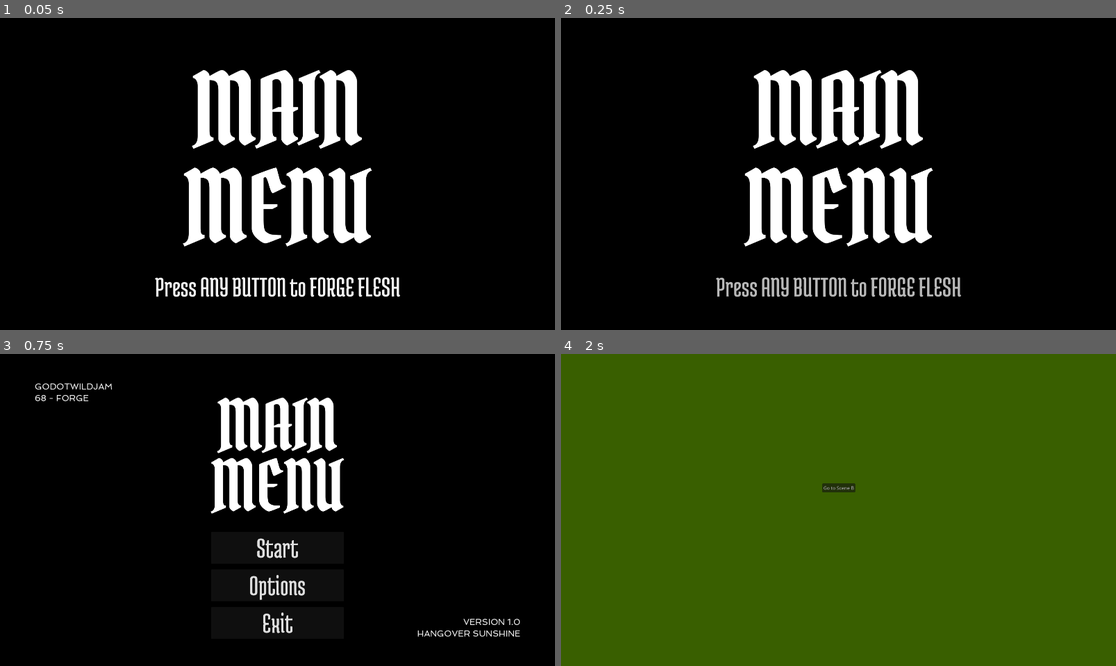
Above: before the commit, frames 1-4 (two rows, left to right).
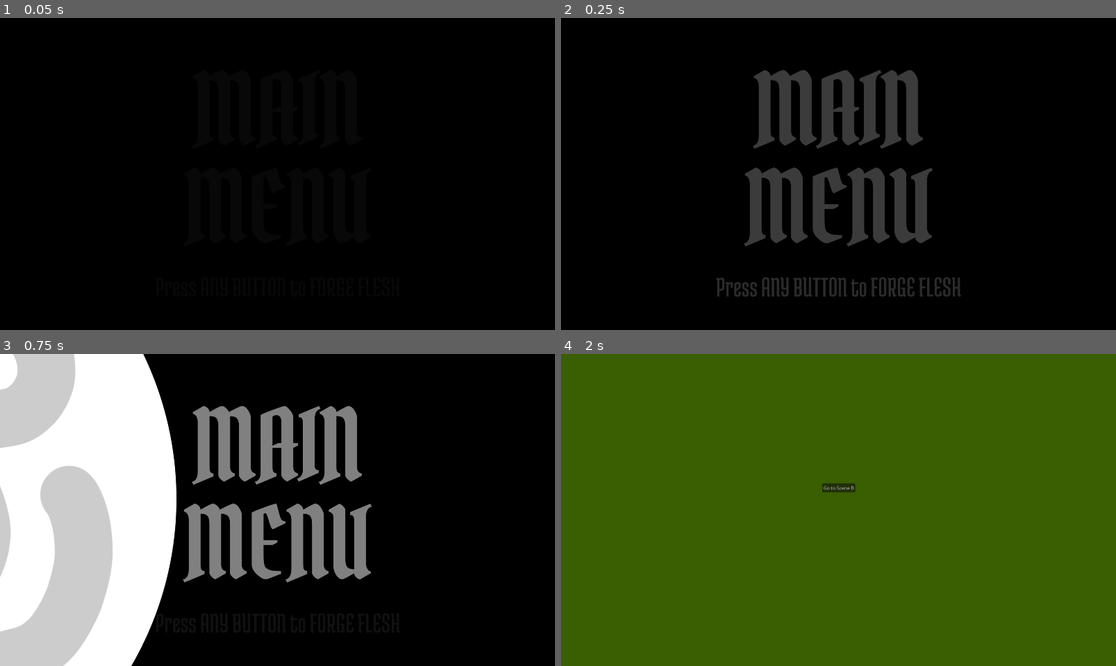
Above: after the commit, the same moments.

Repository: Hangover-Sunshine/KATAMARI-MEATBALL
Game: Godot game, scene res://scenes/menus/Hub_Menu.tscn
Same seed, same stepped clock (60 frames per second), same inputs: the game is played once before the commit and once after it.
Inputs (mouse positions are in pixels of both pictures, inside the frame that each line leads up to):
- Up to frame 1 (0.05 s): no input
- Up to frame 2 (0.25 s): no input
- Up to frame 3 (0.75 s): tap Enter at 0.5 s; move the mouse to (399, 494) at 0.52 s; hold D (WalkRight) from 0.53 s (still down); click (399, 494) at 0.67 s
- Up to frame 4 (2 s): release D (WalkRight) at 1.25 s; click (838, 547) at 1.25 s, where only the run before the commit has a clickable "Start"

The runs differ from the first frame. In frame 1, 11% of the frame differs, in the area x 27-73%, y 16-90%; in frame 2, 10%; in frame 3, 42%, in the area x 0-94%, y 0-100%; in frame 4, nothing differs.

Commit message:
Polished Menu Animation
Finalized main menu scene transitions needed for polish later on.

Diff:
--- a/scenes/Menus/Splash_Menu.tscn
+++ b/scenes/Menus/Splash_Menu.tscn
@@ -8,7 +8,7 @@
 resource_name = "Button_Flash"
 length = 1.5
 loop_mode = 1
-step = 0.75
+step = 0.05
 tracks/0/type = "value"
 tracks/0/imported = false
 tracks/0/enabled = true
--- a/scenes/menus/Game_Over.tscn
+++ b/scenes/menus/Game_Over.tscn
@@ -353,7 +353,6 @@
 text = "Leave"
 
 [node name="GO_Succ_Container" type="VBoxContainer" parent="MarginContainer/GameOver"]
-visible = false
 layout_mode = 1
 anchors_preset = 15
 anchor_right = 1.0
--- a/scenes/menus/Hub_Menu.tscn
+++ b/scenes/menus/Hub_Menu.tscn
@@ -1,9 +1,353 @@
-[gd_scene load_steps=5 format=3 uid="uid://bdf1kujrb35xc"]
+[gd_scene load_steps=17 format=3 uid="uid://bdf1kujrb35xc"]
 
 [ext_resource type="Script" path="res://scripts/menus/Hub_Menu.gd" id="1_7hbgn"]
 [ext_resource type="PackedScene" uid="uid://cjpdcltsjfr2m" path="res://scenes/menus/Main_Menu.tscn" id="1_nfybi"]
 [ext_resource type="PackedScene" uid="uid://3hktxq1p4qdr" path="res://scenes/menus/Options_Menu.tscn" id="2_t1vus"]
 [ext_resource type="PackedScene" uid="uid://cgtj810lqgwsc" path="res://scenes/menus/Splash_Menu.tscn" id="3_w588a"]
+[ext_resource type="Texture2D" uid="uid://dfi4fhu6ekv48" path="res://assets/temporary/Temp_Menu_Ball.png" id="5_rpn27"]
+
+[sub_resource type="Animation" id="Animation_1j1t4"]
+resource_name = "Splash2Menu"
+length = 0.75
+step = 0.05
+tracks/0/type = "value"
+tracks/0/imported = false
+tracks/0/enabled = true
+tracks/0/path = NodePath("SplashMenu:visible")
+tracks/0/interp = 1
+tracks/0/loop_wrap = true
+tracks/0/keys = {
+"times": PackedFloat32Array(0, 0.75),
+"transitions": PackedFloat32Array(1, 1),
+"update": 1,
+"values": [true, false]
+}
+tracks/1/type = "value"
+tracks/1/imported = false
+tracks/1/enabled = true
+tracks/1/path = NodePath("MainMenu:visible")
+tracks/1/interp = 1
+tracks/1/loop_wrap = true
+tracks/1/keys = {
+"times": PackedFloat32Array(0, 0.75),
+"transitions": PackedFloat32Array(1, 1),
+"update": 1,
+"values": [false, true]
+}
+tracks/2/type = "value"
+tracks/2/imported = false
+tracks/2/enabled = true
+tracks/2/path = NodePath("OptionsMenu:visible")
+tracks/2/interp = 1
+tracks/2/loop_wrap = true
+tracks/2/keys = {
+"times": PackedFloat32Array(0, 0.75),
+"transitions": PackedFloat32Array(1, 1),
+"update": 1,
+"values": [false, false]
+}
+
+[sub_resource type="Animation" id="Animation_ef11k"]
+length = 0.001
+tracks/0/type = "value"
+tracks/0/imported = false
+tracks/0/enabled = true
+tracks/0/path = NodePath("SplashMenu:visible")
+tracks/0/interp = 1
+tracks/0/loop_wrap = true
+tracks/0/keys = {
+"times": PackedFloat32Array(0),
+"transitions": PackedFloat32Array(1),
+"update": 1,
+"values": [false]
+}
+tracks/1/type = "value"
+tracks/1/imported = false
+tracks/1/enabled = true
+tracks/1/path = NodePath("MainMenu:visible")
+tracks/1/interp = 1
+tracks/1/loop_wrap = true
+tracks/1/keys = {
+"times": PackedFloat32Array(0),
+"transitions": PackedFloat32Array(1),
+"update": 1,
+"values": [false]
+}
+tracks/2/type = "value"
+tracks/2/imported = false
+tracks/2/enabled = true
+tracks/2/path = NodePath("OptionsMenu:visible")
+tracks/2/interp = 1
+tracks/2/loop_wrap = true
+tracks/2/keys = {
+"times": PackedFloat32Array(0),
+"transitions": PackedFloat32Array(1),
+"update": 1,
+"values": [false]
+}
+tracks/3/type = "value"
+tracks/3/imported = false
+tracks/3/enabled = true
+tracks/3/path = NodePath("SplashMenu:modulate")
+tracks/3/interp = 1
+tracks/3/loop_wrap = true
+tracks/3/keys = {
+"times": PackedFloat32Array(0),
+"transitions": PackedFloat32Array(1),
+"update": 0,
+"values": [Color(1, 1, 1, 1)]
+}
+
+[sub_resource type="Animation" id="Animation_vl2y1"]
+resource_name = "Menu2Options"
+length = 0.75
+step = 0.05
+tracks/0/type = "value"
+tracks/0/imported = false
+tracks/0/enabled = true
+tracks/0/path = NodePath("MainMenu:visible")
+tracks/0/interp = 1
+tracks/0/loop_wrap = true
+tracks/0/keys = {
+"times": PackedFloat32Array(0, 0.75),
+"transitions": PackedFloat32Array(1, 1),
+"update": 1,
+"values": [true, false]
+}
+tracks/1/type = "value"
+tracks/1/imported = false
+tracks/1/enabled = true
+tracks/1/path = NodePath("OptionsMenu:visible")
+tracks/1/interp = 1
+tracks/1/loop_wrap = true
+tracks/1/keys = {
+"times": PackedFloat32Array(0, 0.75),
+"transitions": PackedFloat32Array(1, 1),
+"update": 1,
+"values": [false, true]
+}
+tracks/2/type = "value"
+tracks/2/imported = false
+tracks/2/enabled = true
+tracks/2/path = NodePath("SplashMenu:visible")
+tracks/2/interp = 1
+tracks/2/loop_wrap = true
+tracks/2/keys = {
+"times": PackedFloat32Array(0, 0.75),
+"transitions": PackedFloat32Array(1, 1),
+"update": 1,
+"values": [false, false]
+}
+
+[sub_resource type="Animation" id="Animation_emwfl"]
+resource_name = "Options2Menu"
+length = 0.75
+step = 0.05
+tracks/0/type = "value"
+tracks/0/imported = false
+tracks/0/enabled = true
+tracks/0/path = NodePath("MainMenu:visible")
+tracks/0/interp = 1
+tracks/0/loop_wrap = true
+tracks/0/keys = {
+"times": PackedFloat32Array(0, 0.75),
+"transitions": PackedFloat32Array(1, 1),
+"update": 1,
+"values": [false, true]
+}
+tracks/1/type = "value"
+tracks/1/imported = false
+tracks/1/enabled = true
+tracks/1/path = NodePath("OptionsMenu:visible")
+tracks/1/interp = 1
+tracks/1/loop_wrap = true
+tracks/1/keys = {
+"times": PackedFloat32Array(0, 0.75),
+"transitions": PackedFloat32Array(1, 1),
+"update": 1,
+"values": [true, false]
+}
+tracks/2/type = "value"
+tracks/2/imported = false
+tracks/2/enabled = true
+tracks/2/path = NodePath("SplashMenu:visible")
+tracks/2/interp = 1
+tracks/2/loop_wrap = true
+tracks/2/keys = {
+"times": PackedFloat32Array(0, 0.75),
+"transitions": PackedFloat32Array(1, 1),
+"update": 1,
+"values": [false, false]
+}
+
+[sub_resource type="Animation" id="Animation_s3esy"]
+resource_name = "Menu2Gameplay"
+length = 0.75
+step = 0.05
+tracks/0/type = "value"
+tracks/0/imported = false
+tracks/0/enabled = true
+tracks/0/path = NodePath("MainMenu:visible")
+tracks/0/interp = 1
+tracks/0/loop_wrap = true
+tracks/0/keys = {
+"times": PackedFloat32Array(0, 0.75),
+"transitions": PackedFloat32Array(1, 1),
+"update": 1,
+"values": [true, false]
+}
+tracks/1/type = "value"
+tracks/1/imported = false
+tracks/1/enabled = true
+tracks/1/path = NodePath("OptionsMenu:visible")
+tracks/1/interp = 1
+tracks/1/loop_wrap = true
+tracks/1/keys = {
+"times": PackedFloat32Array(0, 0.75),
+"transitions": PackedFloat32Array(1, 1),
+"update": 1,
+"values": [false, false]
+}
+tracks/2/type = "value"
+tracks/2/imported = false
+tracks/2/enabled = true
+tracks/2/path = NodePath("SplashMenu:visible")
+tracks/2/interp = 1
+tracks/2/loop_wrap = true
+tracks/2/keys = {
+"times": PackedFloat32Array(0, 0.75),
+"transitions": PackedFloat32Array(1, 1),
+"update": 1,
+"values": [false, false]
+}
+
+[sub_resource type="Animation" id="Animation_n7r88"]
+resource_name = "Fade2Splash"
+tracks/0/type = "value"
+tracks/0/imported = false
+tracks/0/enabled = true
+tracks/0/path = NodePath("SplashMenu:visible")
+tracks/0/interp = 1
+tracks/0/loop_wrap = true
+tracks/0/keys = {
+"times": PackedFloat32Array(0, 1),
+"transitions": PackedFloat32Array(1, 1),
+"update": 1,
+"values": [true, true]
+}
+tracks/1/type = "value"
+tracks/1/imported = false
+tracks/1/enabled = true
+tracks/1/path = NodePath("SplashMenu:modulate")
+tracks/1/interp = 1
+tracks/1/loop_wrap = true
+tracks/1/keys = {
+"times": PackedFloat32Array(0, 1),
+"transitions": PackedFloat32Array(1, 1),
+"update": 0,
+"values": [Color(1, 1, 1, 0), Color(1, 1, 1, 1)]
+}
+
+[sub_resource type="AnimationLibrary" id="AnimationLibrary_1flxn"]
+_data = {
+"Fade2Splash": SubResource("Animation_n7r88"),
+"Menu2Gameplay": SubResource("Animation_s3esy"),
+"Menu2Options": SubResource("Animation_vl2y1"),
+"Options2Menu": SubResource("Animation_emwfl"),
+"RESET": SubResource("Animation_ef11k"),
+"Splash2Menu": SubResource("Animation_1j1t4")
+}
+
+[sub_resource type="Animation" id="Animation_1lvy3"]
+resource_name = "Left2Right"
+length = 1.5
+step = 0.05
+tracks/0/type = "value"
+tracks/0/imported = false
+tracks/0/enabled = true
+tracks/0/path = NodePath("Meatball:position")
+tracks/0/interp = 1
+tracks/0/loop_wrap = true
+tracks/0/keys = {
+"times": PackedFloat32Array(0, 1.5),
+"transitions": PackedFloat32Array(1, 1),
+"update": 0,
+"values": [Vector2(-1152, 540), Vector2(3072, 270)]
+}
+tracks/1/type = "value"
+tracks/1/imported = false
+tracks/1/enabled = true
+tracks/1/path = NodePath("Meatball:rotation")
+tracks/1/interp = 1
+tracks/1/loop_wrap = true
+tracks/1/keys = {
+"times": PackedFloat32Array(0, 1.5),
+"transitions": PackedFloat32Array(1, 1),
+"update": 0,
+"values": [0.0, 3.14159]
+}
+
+[sub_resource type="Animation" id="Animation_yy2gu"]
+length = 0.001
+tracks/0/type = "value"
+tracks/0/imported = false
+tracks/0/enabled = true
+tracks/0/path = NodePath("Meatball:position")
+tracks/0/interp = 1
+tracks/0/loop_wrap = true
+tracks/0/keys = {
+"times": PackedFloat32Array(0),
+"transitions": PackedFloat32Array(1),
+"update": 0,
+"values": [Vector2(-1152, 540)]
+}
+tracks/1/type = "value"
+tracks/1/imported = false
+tracks/1/enabled = true
+tracks/1/path = NodePath("Meatball:rotation")
+tracks/1/interp = 1
+tracks/1/loop_wrap = true
+tracks/1/keys = {
+"times": PackedFloat32Array(0),
+"transitions": PackedFloat32Array(1),
+"update": 0,
+"values": [0.0]
+}
+
+[sub_resource type="Animation" id="Animation_p5cjp"]
+resource_name = "Right2Left"
+length = 1.5
+tracks/0/type = "value"
+tracks/0/imported = false
+tracks/0/enabled = true
+tracks/0/path = NodePath("Meatball:position")
+tracks/0/interp = 1
+tracks/0/loop_wrap = true
+tracks/0/keys = {
+"times": PackedFloat32Array(0, 1.5),
+"transitions": PackedFloat32Array(1, 1),
+"update": 0,
+"values": [Vector2(3072, 270), Vector2(-1152, 270)]
+}
+tracks/1/type = "value"
+tracks/1/imported = false
+tracks/1/enabled = true
+tracks/1/path = NodePath("Meatball:rotation")
+tracks/1/interp = 1
+tracks/1/loop_wrap = true
+tracks/1/keys = {
+"times": PackedFloat32Array(0, 1.5),
+"transitions": PackedFloat32Array(1, 1),
+"update": 0,
+"values": [3.14159, 0.0]
+}
+
+[sub_resource type="AnimationLibrary" id="AnimationLibrary_167vj"]
+_data = {
+"Left2Right": SubResource("Animation_1lvy3"),
+"RESET": SubResource("Animation_yy2gu"),
+"Right2Left": SubResource("Animation_p5cjp")
+}
 
 [node name="HubMenu" type="Control"]
 layout_mode = 3
@@ -31,3 +375,17 @@
 [node name="OptionsMenu" parent="." instance=ExtResource("2_t1vus")]
 visible = false
 layout_mode = 1
+
+[node name="PageTransition_Animation" type="AnimationPlayer" parent="."]
+libraries = {
+"": SubResource("AnimationLibrary_1flxn")
+}
+
+[node name="Meatball_Animation" type="AnimationPlayer" parent="."]
+libraries = {
+"": SubResource("AnimationLibrary_167vj")
+}
+
+[node name="Meatball" type="Sprite2D" parent="."]
+position = Vector2(-1152, 540)
+texture = ExtResource("5_rpn27")
--- a/scripts/menus/Hub_Menu.gd
+++ b/scripts/menus/Hub_Menu.gd
@@ -14,11 +14,12 @@
 #Managing which menu is visible
 func _input(event):
 	if event.is_pressed() and splash_menu.visible == true:
-		splash_menu.visible = false
-		main_menu.visible = true
+		$Meatball_Animation.play("Left2Right")
+		$PageTransition_Animation.play("Splash2Menu")
 
 func menu_open():
 	if opened_before == false:
+		$PageTransition_Animation.play("Fade2Splash")
 		splash_menu.visible = true
 		main_menu.visible = false
 		options_menu.visible = false
@@ -28,14 +29,12 @@
 		options_menu.visible = false
 
 func show_options():
-	splash_menu.visible = false
-	main_menu.visible = false
-	options_menu.visible = true
+	$Meatball_Animation.play("Right2Left")
+	$PageTransition_Animation.play("Menu2Options")
 
 func leave_options():
-	splash_menu.visible = false
-	main_menu.visible = true
-	options_menu.visible = false
+	$Meatball_Animation.play("Left2Right")
+	$PageTransition_Animation.play("Options2Menu")
 
 #Handling signal connection for options
 func handle_connecting_signals() -> void:
Binary file added: assets/temporary/Temp_Menu_Ball.png
Not shown, added: assets/temporary/Temp_Menu_Ball.png.import
